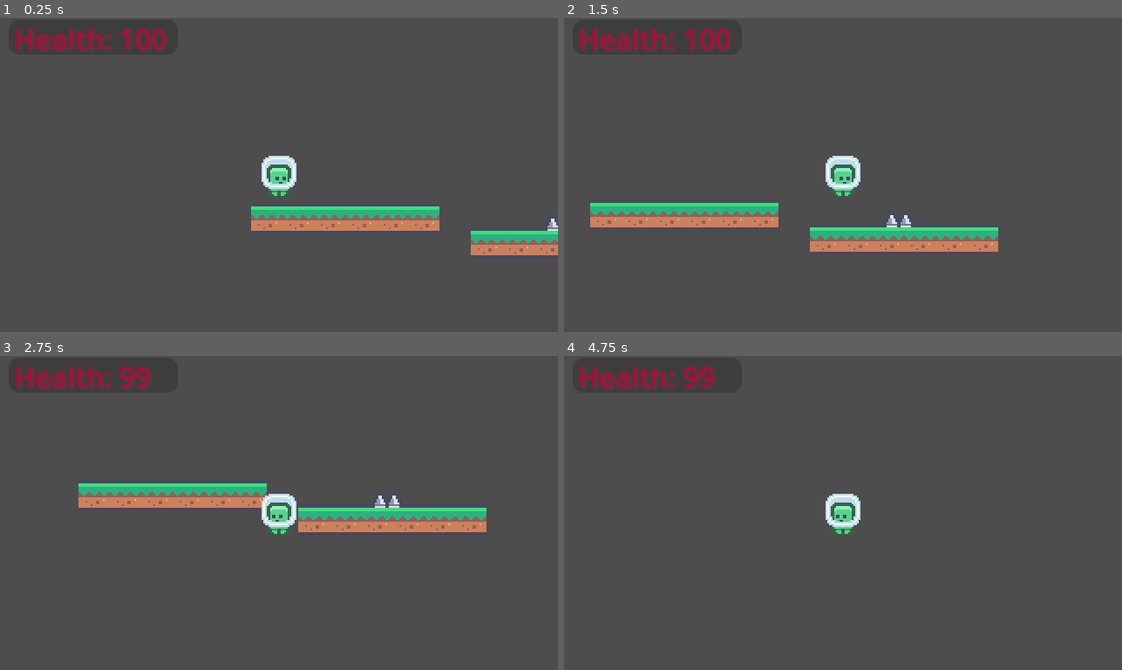
Above: before the commit, frames 1-4 (two rows, left to right).
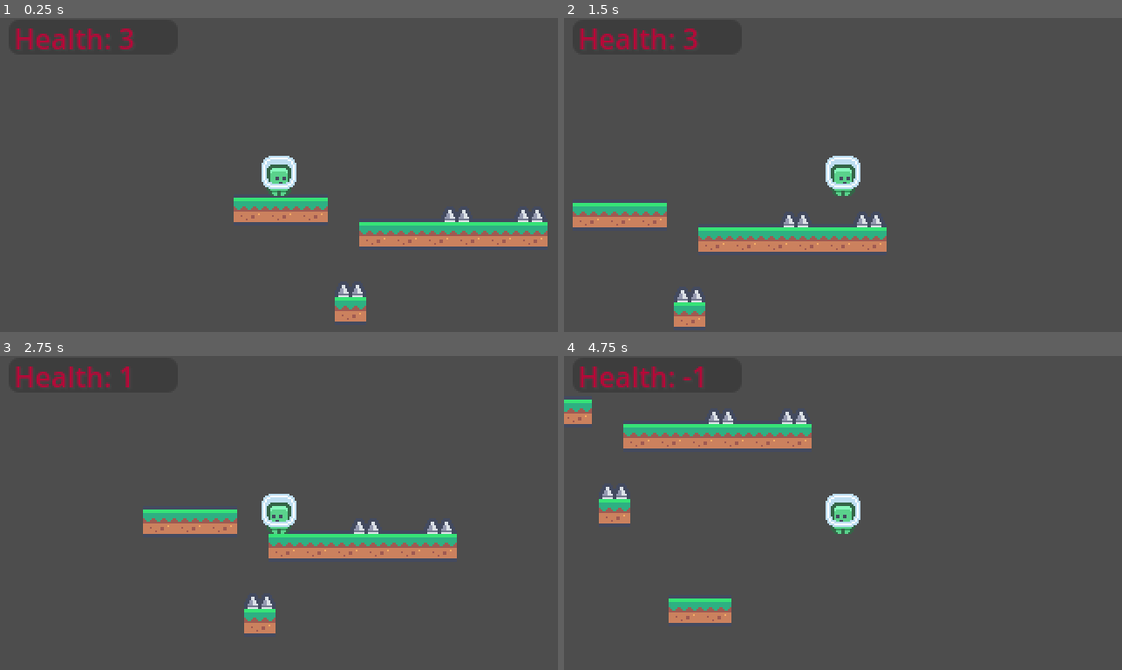
Above: after the commit, the same moments.

Repository: platz-halter/mario_clone
Game: Godot game, scene res://world.tscn
The game is run twice, just before and just after one commit, with the same random seed, the same clock (stepped at 60 frames per second) and the same inputs.
Inputs:
- Up to frame 1 (0.25 s): no input
- Up to frame 2 (1.5 s): hold Shift (dash) 0.53-1.28 s; hold Right (ui_right) from 0.53 s (still down); tap Up (ui_up) at 0.77 s; tap Shift (dash) at 1.35 s
- Up to frame 3 (2.75 s): tap Up (ui_up) at 1.52 s; release Right (ui_right) at 2.03 s; hold Left (ui_left) from 2.03 s (still down); hold Shift (dash) from 2.03 s (still down)
- Up to frame 4 (4.75 s): release Left (ui_left) at 2.78 s; release Shift (dash) at 2.78 s; hold Right (ui_right) 2.78-4.28 s; tap Shift (dash) at 2.85, 4.35 s; tap Up (ui_up) at 3.02, 3.77, 4.52 s; hold Shift (dash) 3.53-4.28 s; hold Left (ui_left) from 4.28 s (still down)

The runs differ from the first frame. In frame 1, 6.9% of the frame differs, in the area x 21-100%, y 3-97%; in frame 2, 6.4%; in frame 3, 10%, in the area x 14-88%, y 3-89%; in frame 4, 4.9%.

Commit message:
integrated changes from old branch

Diff:
--- a/Levels/level_1.tscn
+++ b/Levels/level_1.tscn
@@ -1,58 +1,55 @@
-[gd_scene load_steps=3 format=3 uid="uid://dqy1bgyeg2jo4"]
+[gd_scene load_steps=4 format=3 uid="uid://dqy1bgyeg2jo4"]
 
 [ext_resource type="PackedScene" uid="uid://dhs7x7suf33og" path="res://Objects/Blocks/Grass/grass_floor.tscn" id="2_80btb"]
 [ext_resource type="PackedScene" uid="uid://d3nmtktli0buh" path="res://Objects/Utils/player_start.tscn" id="3_gwb31"]
+[ext_resource type="PackedScene" uid="uid://dxftjpgp8q6ol" path="res://Objects/LevelElements/spikes.tscn" id="3_ip3kg"]
 
 [node name="level_1" type="Node2D"]
 
 [node name="player_start" parent="." instance=ExtResource("3_gwb31")]
-unique_name_in_owner = true
-position = Vector2(29, 24)
+position = Vector2(93, 29)
+
+[node name="grass_floor3" parent="." instance=ExtResource("2_80btb")]
+position = Vector2(134, 114)
 
 [node name="grass_floor" parent="." instance=ExtResource("2_80btb")]
-unique_name_in_owner = true
-position = Vector2(22, 57)
+position = Vector2(174, 171)
 
 [node name="grass_floor2" parent="." instance=ExtResource("2_80btb")]
-unique_name_in_owner = true
-position = Vector2(40, 57)
-
-[node name="grass_floor3" parent="." instance=ExtResource("2_80btb")]
-unique_name_in_owner = true
-position = Vector2(58, 57)
+position = Vector2(192, 171)
 
 [node name="grass_floor4" parent="." instance=ExtResource("2_80btb")]
-unique_name_in_owner = true
 position = Vector2(76, 57)
 
 [node name="grass_floor5" parent="." instance=ExtResource("2_80btb")]
-unique_name_in_owner = true
 position = Vector2(94, 57)
 
 [node name="grass_floor6" parent="." instance=ExtResource("2_80btb")]
-unique_name_in_owner = true
 position = Vector2(112, 57)
 
 [node name="grass_floor7" parent="." instance=ExtResource("2_80btb")]
-unique_name_in_owner = true
 position = Vector2(148, 71)
 
 [node name="grass_floor8" parent="." instance=ExtResource("2_80btb")]
-unique_name_in_owner = true
 position = Vector2(166, 71)
 
 [node name="grass_floor9" parent="." instance=ExtResource("2_80btb")]
-unique_name_in_owner = true
 position = Vector2(184, 71)
 
 [node name="grass_floor10" parent="." instance=ExtResource("2_80btb")]
-unique_name_in_owner = true
 position = Vector2(202, 71)
 
 [node name="grass_floor11" parent="." instance=ExtResource("2_80btb")]
-unique_name_in_owner = true
 position = Vector2(220, 71)
 
 [node name="grass_floor12" parent="." instance=ExtResource("2_80btb")]
-unique_name_in_owner = true
 position = Vector2(238, 71)
+
+[node name="spikes" parent="." instance=ExtResource("3_ip3kg")]
+position = Vector2(134, 98)
+
+[node name="spikes2" parent="." instance=ExtResource("3_ip3kg")]
+position = Vector2(195, 55)
+
+[node name="spikes3" parent="." instance=ExtResource("3_ip3kg")]
+position = Vector2(237, 55)
--- a/Objects/LevelElements/spikes.tscn
+++ b/Objects/LevelElements/spikes.tscn
@@ -5,7 +5,7 @@
 [sub_resource type="RectangleShape2D" id="RectangleShape2D_50vac"]
 size = Vector2(18, 9)
 
-[node name="spikes" type="Area2D"]
+[node name="spikes" type="Area2D" groups=["spikes"]]
 
 [node name="CollisionShape2D" type="CollisionShape2D" parent="."]
 position = Vector2(0, 4)
--- a/player.gd
+++ b/player.gd
@@ -4,7 +4,7 @@
 @export var jump_power 		= 50
 @export var local_grav 		= 2
 @export var jump_cooldown 	= 2
-@export var max_health 		= 100
+@export var max_health 		= 3
 @export var dash_max 		= 100
 @export var dash_cooldown 	= 10
 
@@ -41,6 +41,7 @@
 			velocity.y = -jump_power
 	move_and_slide()
 
-func _on_spikes_body_entered(body):
-	health -= 1
-	print("game over") # Replace with function body.
+func _on_collision_detector_area_entered(area):
+	if area.is_in_group("spikes"):
+		print("Seet liberty my leg")
+		health = health - 1
--- a/player.tscn
+++ b/player.tscn
@@ -49,3 +49,11 @@
 max_value = 5.0
 step = 1.0
 show_percentage = false
+
+[node name="collision_detector" type="Area2D" parent="."]
+
+[node name="player_hitbox" type="CollisionShape2D" parent="collision_detector"]
+position = Vector2(0, 3)
+shape = SubResource("RectangleShape2D_r6ur2")
+
+[connection signal="area_entered" from="collision_detector" to="." method="_on_collision_detector_area_entered"]
--- a/world.tscn
+++ b/world.tscn
@@ -1,23 +1,16 @@
-[gd_scene load_steps=5 format=3 uid="uid://b6arb6byxjw3v"]
+[gd_scene load_steps=4 format=3 uid="uid://b6arb6byxjw3v"]
 
 [ext_resource type="Script" path="res://world.gd" id="1_ui034"]
 [ext_resource type="PackedScene" uid="uid://breslrdu4ta07" path="res://player.tscn" id="2_2jgat"]
 [ext_resource type="PackedScene" uid="uid://dqy1bgyeg2jo4" path="res://Levels/level_1.tscn" id="3_g8l1w"]
-[ext_resource type="PackedScene" uid="uid://dxftjpgp8q6ol" path="res://Objects/LevelElements/spikes.tscn" id="4_42gtw"]
 
 [node name="world" type="Node2D"]
 visibility_layer = 3
 position = Vector2(41, 23)
 script = ExtResource("1_ui034")
 
-[node name="Player" parent="." instance=ExtResource("2_2jgat")]
+[node name="Player" parent="." groups=["player"] instance=ExtResource("2_2jgat")]
 position = Vector2(-74, 33)
 local_grav = 4
 
-[node name="level_1" parent="." instance=ExtResource("3_g8l1w")]
-
-[node name="spikes" parent="level_1" instance=ExtResource("4_42gtw")]
-position = Vector2(190, 55)
-
-[connection signal="body_entered" from="level_1/spikes" to="Player" method="_on_spikes_body_entered"]
-[connection signal="body_entered" from="level_1/spikes" to="Player" method="_on_spikes_2_body_entered"]
+[node name="level_1" parent="." groups=["levels"] instance=ExtResource("3_g8l1w")]
